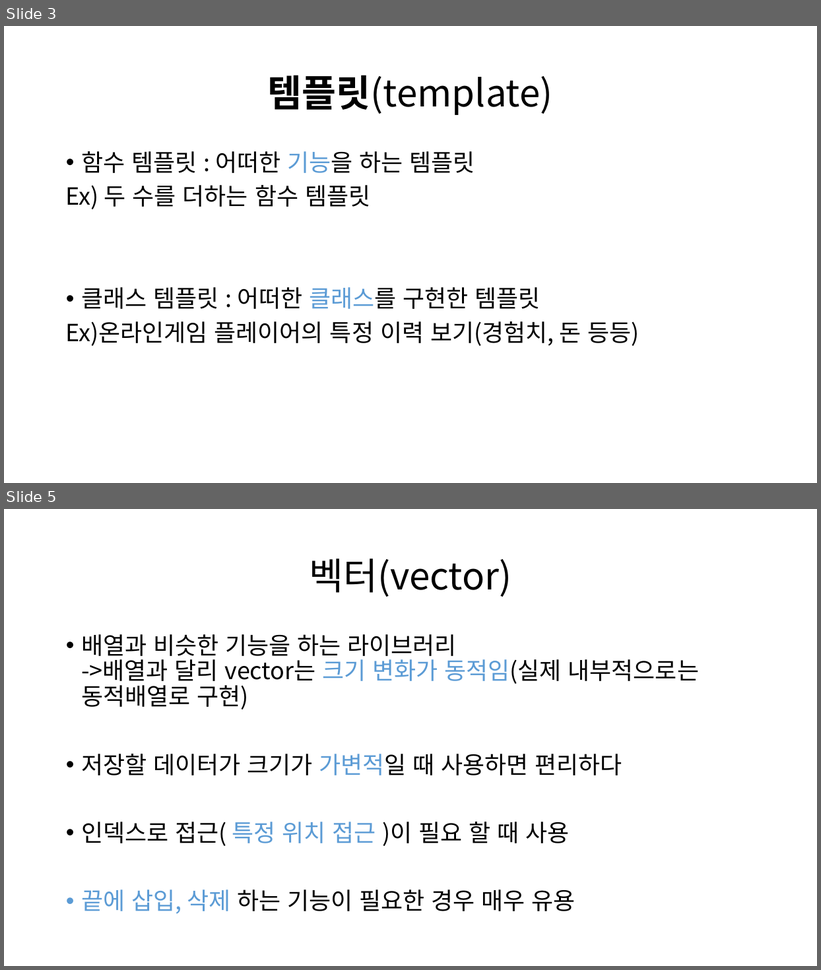
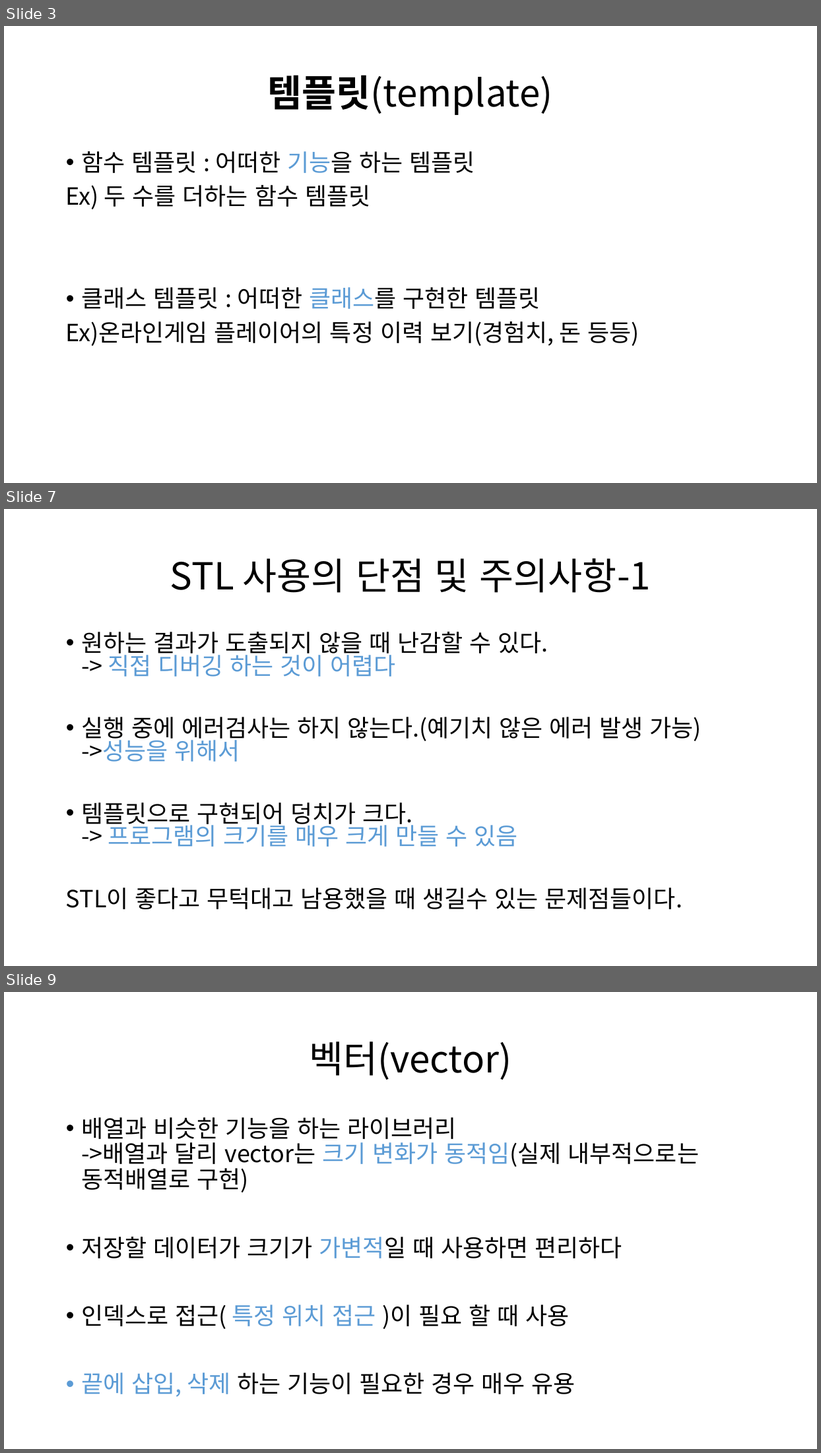
Before and after one commit to LeeInJae/meteor, a slide deck: Study/20131007_LeeInJae/STL.pptx. Shown one above the other, each under a label of ours: slides 3 and 5 before the commit, slides 3, 7 and 9 after it; the slides between them are not shown. The pictures are 821x970 and 821x1453 pixels, drawn with LibreOffice and Linux fonts; fonts in the diff are those of the drawing. Boxes give left, top, right and bottom in pixels: in the first picture for what was removed or moved away, otherwise in the second. Text is boxed around its words. In the diff, an @@ line names an element or a change of style, - is before the commit and + after.

```diff
--- a/Study/20131007_LeeInJae/STL.pptx
+++ b/Study/20131007_LeeInJae/STL.pptx
@@ slide 7 added at [4,509,817,966], background #FFFFFF @@
@@ title added at [170,559,651,593], 44 pt, text #000000 @@
+STL 사용의 단점 및 주의사항-1
@@ text added at [66,632,702,910], 28 pt, text #000000 @@
+• 원하는 결과가 도출되지 않을 때 난감할 수 있다.
+  -> 직접 디버깅 하는 것이 어렵다
+• 실행 중에 에러검사는 하지 않는다.(예기치 않은 에러 발생 가능)
+  ->성능을 위해서
+• 템플릿으로 구현되어 덩치가 크다.
+  -> 프로그램의 크기를 매우 크게 만들 수 있음
+STL이 좋다고 무턱대고 남용했을 때 생길수 있는 문제점들이다.
@@ what was slide 5 is now slide 9 @@
```
Also in this commit, not shown: 3 slides changed, 9 other slides added, 2 other files.
